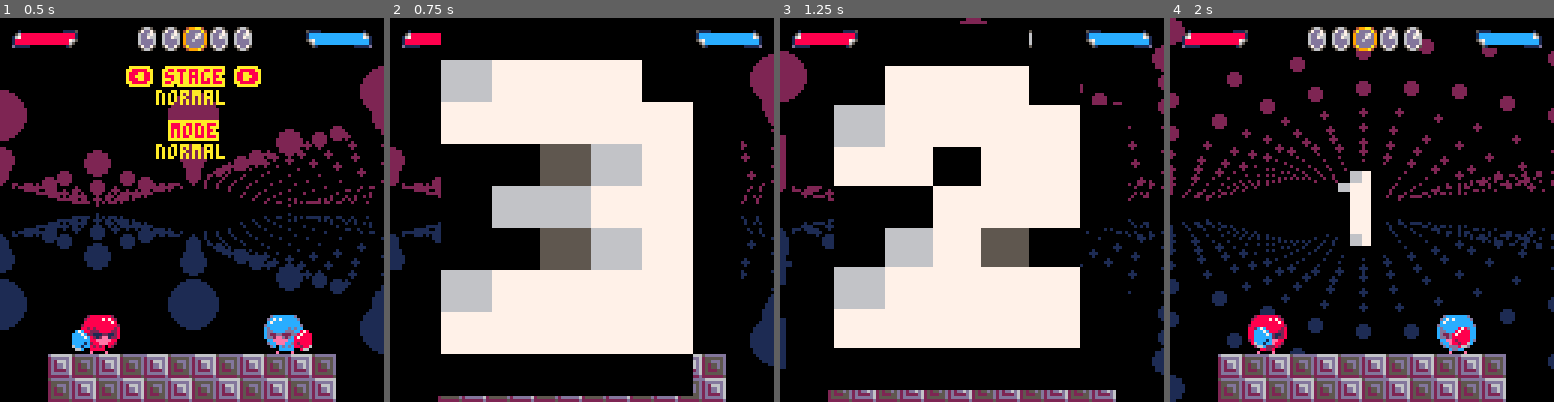
Above: before the commit, frames 1-4 (left to right).
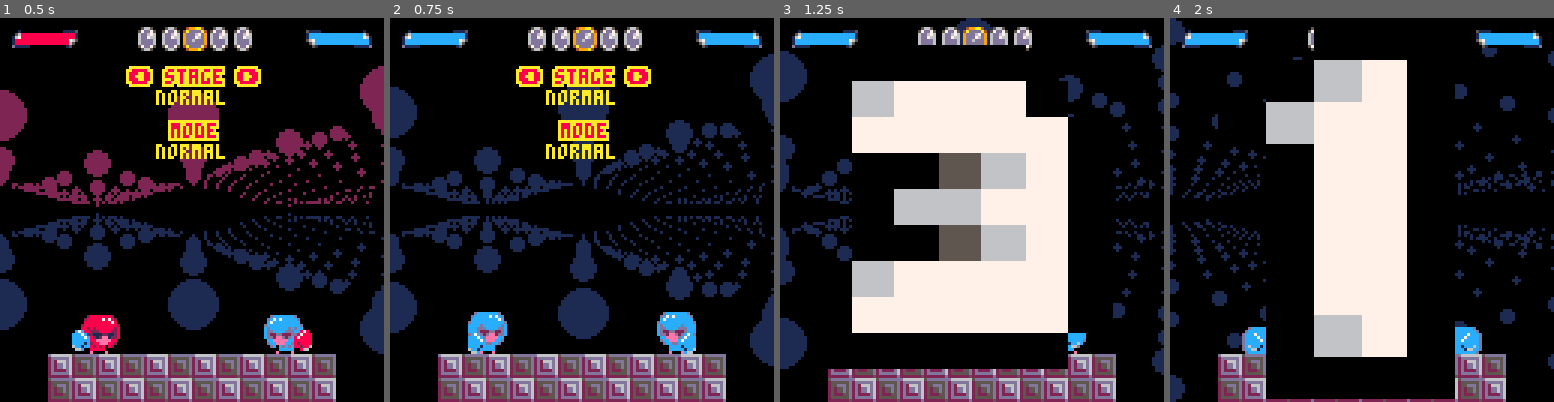
Above: after the commit, the same moments.

Repository: davidjtferguson/dancejab
Game: PICO-8 cartridge jab.p8
The game is run twice, just before and just after one commit, with the same random seed, the same clock (stepped at 60 frames per second) and the same inputs.
Inputs:
- Up to frame 1 (0.5 s): tap X (X key) at 0.33 s
- Up to frame 2 (0.75 s): tap X (X key) at 0.7 s
- Up to frame 3 (1.25 s): tap O (Z key) at 1.07 s
- Up to frame 4 (2 s): tap X (X key) at 1.43 s; tap O (Z key) at 1.8 s

Frame 1 is identical in both runs. In frame 2, 58% of the frame differs, in the area x 0-100%, y 2-99%; in frame 3, 31%; in frame 4, 33%.

Commit message:
alt colors

Diff:
--- a/jab.p8
+++ b/jab.p8
@@ -182,6 +182,68 @@
 
  sstage=stages[ssid]
 
+ --colors to toggle through
+ -- primary,
+ -- secondary,
+ -- eye color,
+ -- skin tone,
+ -- secondary for the opponent's fist,
+ -- background orbs,
+ -- win text centre
+ -- win text outline
+ altcolors={
+  { --red (p1 default)
+   p=8,
+   s=2,
+   eyes=1,
+   st=14,
+   sfist=2,
+   bg=2,
+   wtc=8,
+   wto=10
+  },
+  { --blue (p2 default)
+   p=12,
+   s=13,
+   eyes=2,
+   st=14,
+   sfist=1,
+   bg=1,
+   wtc=12,
+   wto=13
+  },
+  { --green
+   p=11,
+   s=3,
+   eyes=2,
+   st=14,
+   sfist=3,
+   bg=3,
+   wtc=3,
+   wto=11
+  },
+  { --gold
+   p=10,
+   s=4,
+   eyes=2,
+   st=14,
+   sfist=4,
+   bg=9,
+   wtc=8,
+   wto=10
+  },
+  { --black and white
+   p=7,
+   s=5,
+   eyes=1,
+   st=4,
+   sfist=5,
+   bg=5,
+   wtc=0,
+   wto=7
+  }
+ }
+
  resetmatch()
 
  music(20)
@@ -216,21 +278,39 @@
 end
 
 function resetround()
+ local p1score=0
+ local p2score=0
+
+ local p1colsindex=1
+ local p2colsindex=2
+ local p1cols=altcolors[p1colsindex]
+ local p2cols=altcolors[p2colsindex]
+
  if p1 then
   scorep1=p1.score
   scorep2=p2.score
+
+  p1colsindex=p1.colsindex
+  p2colsindex=p2.colsindex
+
+  p1cols=p1.cols
+  p2cols=p2.cols
  end
 
  avs={}
  hitboxes={}
 
- p1=createav(sstage.p1x,sstage.p1y,"red")
+ p1=createav(sstage.p1x,sstage.p1y,"p1")
  p1.no=0
  p1.score=scorep1
-
- p2=createav(sstage.p2x,sstage.p2y,"blue",true)
+ p1.colsindex=p1colsindex
+ p1.cols=p1cols
+
+ p2=createav(sstage.p2x,sstage.p2y,"p2",true)
  p2.no=1
  p2.score=scorep2
+ p2.colsindex=p2colsindex
+ p2.cols=p2cols
 
  --remember opponent avatar
  p1.oav=p2
@@ -334,10 +414,26 @@
   end
  end
 
- if pxbtnp(❎) or pxbtnp(🅾️) then
+ colstoggle(p1)
+ colstoggle(p2)
+
+ if pxbtnp(🅾️) then
   initcountdown()
   currentupdate=updatecountdown
   currentdraw=drawcountdown
+ end
+end
+
+function colstoggle(av)
+ --loop through colors with x
+ if btnp(❎,av.no) then
+  sfx(61)
+  av.colsindex+=1
+
+  if av.colsindex>#altcolors then
+   av.colsindex=1
+  end
+  av.cols=altcolors[av.colsindex]
  end
 end
 
@@ -684,7 +780,7 @@
   -- wait till it finishes
   if av.anim.looping or av.anim.finished then
    av.anim=av.animvictory
-   initpeflame(64,7,av.name)
+   initpeflame(64,7,av.cols)
   end
 
   av.oav.anim=av.animlostmatch
@@ -757,7 +853,7 @@
     x,y=p2.x,p2.y+5
    end
 
-   initpehit(x,y,1,10,4,7,{7,8,12})
+   initpehit(x,y,1,10,4,7,{7,av.cols.p,av.oav.cols.p})
   else
    av.xvel=0
   end
@@ -830,7 +925,7 @@
     end
 
     --sparks
-    initpehit(box.x,box.y,3,20,5,30,{7,8,12})
+    initpehit(box.x,box.y,3,20,5,30,{7,av.cols.p,av.oav.cols.p})
 
     av.state="hitpause"
     av.statetimer=av.hitpauseframes
@@ -967,6 +1062,7 @@
 
 function drawgame()
  if p1.state=="wonmatchpause" or p2.state=="wonmatchpause" then
+  --cut to white chars on black background
   cls(0)
 
   for i=0,15 do
@@ -1003,13 +1099,12 @@
 
   resetpal()
 
-  drawav(p1)
-
-  drawwithp2colours(drawav)
+  drawwithavcolours(p1,drawav)
+  drawwithavcolours(p2,drawav)
 
   --draw player1 hitboxes again
   -- on top of p2
-  drawavhitboxes(p1)
+  drawwithavcolours(p1,drawavhitboxes)
 
   --draw particle effects ontop of
   -- players but behind ui
@@ -1028,20 +1123,21 @@
   end
 
   if p1.state=="wonmatch" or p2.state=="wonmatch" then
-   local col1,col2=10,8
+
+  local col1,col2=p1.cols.wto,p1.cols.wtc
   local winner=""
 
   if p1.state=="wonmatch" then
-   winner="red wins!"
+   winner=p1.name.." wins!"
   else
-   winner="blue wins!"
-   col1,col2=13,12
-  end
-
-   outline(winner,(64-#winner*2),30,col1,col2)
-
-   outline("🅾️ replay",46,56,col1,col2)
-   outline("❎ menu",50,74,col1,col2)
+   winner=p2.name.." wins!"
+   col1,col2=p2.cols.wto,p2.cols.wtc
+  end
+
+  outline(winner,(64-#winner*2),30,col1,col2)
+
+  outline("🅾️ replay",46,56,col1,col2)
+  outline("❎ menu",50,74,col1,col2)
   end
 
   --did we both die on the same frame?
@@ -1082,13 +1178,16 @@
  drawavhitboxes(av,randx,randy)
 end
 
-function drawwithp2colours(drawing)
- pal(8,12)
- pal(2,13)
- pal(12,8)
- pal(1,2)
-
- drawing(p2)
+function drawwithavcolours(av,drawing)
+ pal(8,av.cols.p)
+ pal(2,av.cols.s)
+ pal(14,av.cols.st)
+ pal(3,av.cols.eyes)
+
+ pal(12,av.oav.cols.p)
+ pal(1,av.oav.cols.sfist)
+
+ drawing(av)
 
  resetpal()
 end
@@ -1103,14 +1202,14 @@
  --p1 health
  rectfill(5,5,24,8,13)
  if p1.hitpoints>0 then
-  rectfill(5,5,4+(20*(p1.hitpoints/maxhitpoints)),8,8)
+  rectfill(5,5,4+(20*(p1.hitpoints/maxhitpoints)),8,p1.cols.p)
  end
  spr(18,3,3,3,1,true)
 
  --p2 health
  rectfill(103,5,122,8,13)
  if p2.hitpoints>0 then
-  rectfill(103+20-20*(p2.hitpoints/maxhitpoints),5,122,8,12)
+  rectfill(103+20-20*(p2.hitpoints/maxhitpoints),5,122,8,p2.cols.p)
  end
  spr(18,101,3,3,1)
 
@@ -1138,6 +1237,7 @@
    lightspr+=2
   end
 
+  --TODO:going to have to split up the drawing here to do them in the right cols
   spr(lightspr,i*8+(57-(maxgames/2)*8),3)
  end
 end
@@ -1160,9 +1260,8 @@
 	 for x=-16,16 do
 	  y=cos(x/16+z/32+move/2)*50-80-move*50
 	  sx,r,c=64+x*64/z,8/z,circfill
-	  --c(sx,64+y/z,r,12+(x+z*2)%4)
-	  c(sx,64+y/z,r,2)
-	  c(sx,64+-y/z,r,1)
+	  c(sx,64+y/z,r,p1.cols.bg)
+	  c(sx,64+-y/z,r,p2.cols.bg)
 	 end
 	end
 end
@@ -1286,7 +1385,7 @@
    finished=false
   end
 
-  a.t = time()
+  a.t=time()
 
   a.counter+=1
 
@@ -1484,16 +1583,10 @@
  end
 end
 
-function initpeflame(x,y,name)
+function initpeflame(x,y,cols)
  local e=createeffect(updatepeflame)
 
- --white + red
- local col1,col2=2,8
-
- -- or blue
- if name=="blue" then
-  col1,col2=1,12
- end
+ local col1,col2=cols.s,cols.p
 
  local cols={6,7,col1,col2,col2}
 
Not shown, changed: art/Sprite Refs.txt
Not shown, changed: 39 lines of the sprite sheet (__gfx__) section of jab.p8
Not shown, changed: the sound effects (__sfx__) section of jab.p8
